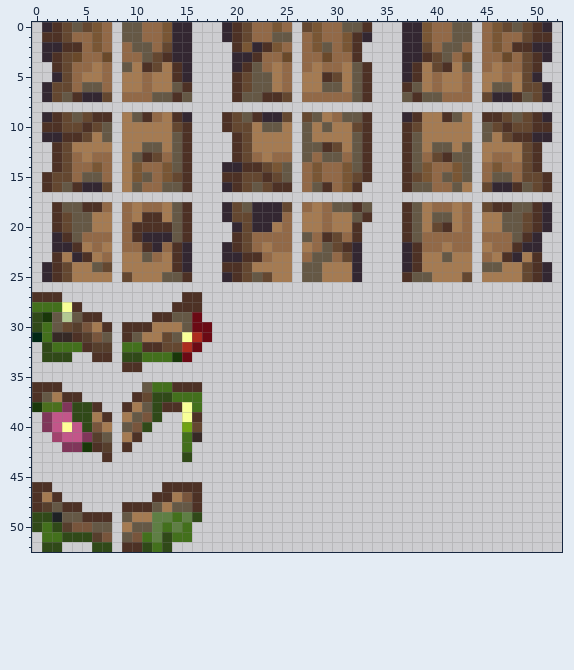
A pixel-art sprite gets an edit: Tiles/RainforestTiles/RainforestTree.png. Above, as it was before the edit.
The file is 106x106 pixels, drawn in blocks of 2x2; one block is one cell here. Colours within 5 levels of each other are drawn and written as one.
Now the later version:
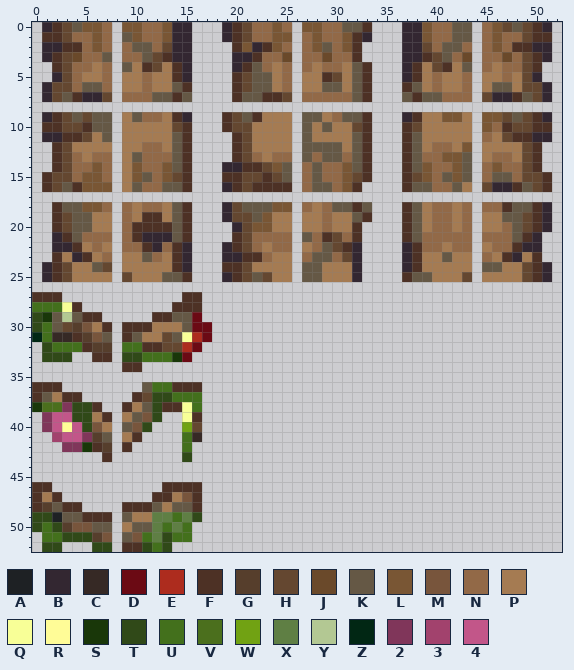
Palette (. is transparent): A #1e2124  B #332731  C #362925  D #6b0a14  E #ad2c1e  F #4d3125  G #563e2c  H #644730  J #6a492a  K #655845  L #795634  M #78553c  N #926947  P #a57b52  Q #f8ff97  R #fffc97  S #193709  T #304918  U #43701c  V #4b6f1d  W #71a213  X #5f7f44  Y #b3c893  Z #012714  2 #80365a  3 #a2426d  4 #c25689
Edits made:
Colour H gives way to colour F in row 16 at x 23.
Colour K gives way to colour F in row 16 at x 22.
Colour B gives way to colour K in row 18 at x 22 to 23; in row 19 at x 22.
Colour F gives way to colour K in row 9 at x 6 to 7; in row 12 at x 29; in row 16 at x 29.
Colour H gives way to colour K in row 9 at x 27; in row 10 at x 6; in row 12 at x 30.
Colour J gives way to colour K in row 3 at x 7.
Colour L gives way to colour K in rows 14 to 15 at x 28.
Colour B gives way to colour L in row 16 at x 5 to 6; in row 18 at x 24; in row 19 at x 23; in row 20 at x 22 to 23.
Colour F gives way to colour L in row 9 at x 41 and 45 to 46; in row 13 at x 41; in row 18 at x 5 to 6.
Colour H gives way to colour L in row 0 at x 5 and 27; in row 16 at x 7; in row 18 at x 25.
Colour K gives way to colour L in row 0 at x 9 to 10; in row 1 at x 10 and 24 to 25; in row 9 at x 42; in row 10 at x 45; in row 12 at x 43; in row 13 at x 42.
Colour K gives way to colour L in row 15 at x 5 to 6.
Colour F gives way to colour N in row 9 at x 11; in row 13 at x 11; in row 18 at x 46; in row 20 at x 41.
Colour H gives way to colour N in row 10 at x 46; in row 13 at x 12 and 40; in row 18 at x 45; in row 20 at x 40.
Colour K gives way to colour N in row 11 at x 45; in row 12 at x 11 to 12 and 40 to 41; in row 19 at x 40 to 41; in row 20 at x 47.
Colour B gives way to colour P in row 9 at x 23 to 24; in row 19 at x 24.
Colour H gives way to colour P in row 9 at x 25.
Colour K gives way to colour P in row 10 at x 23 to 24.
Colour N gives way to colour P in rows 19 to 20 at x 25.
